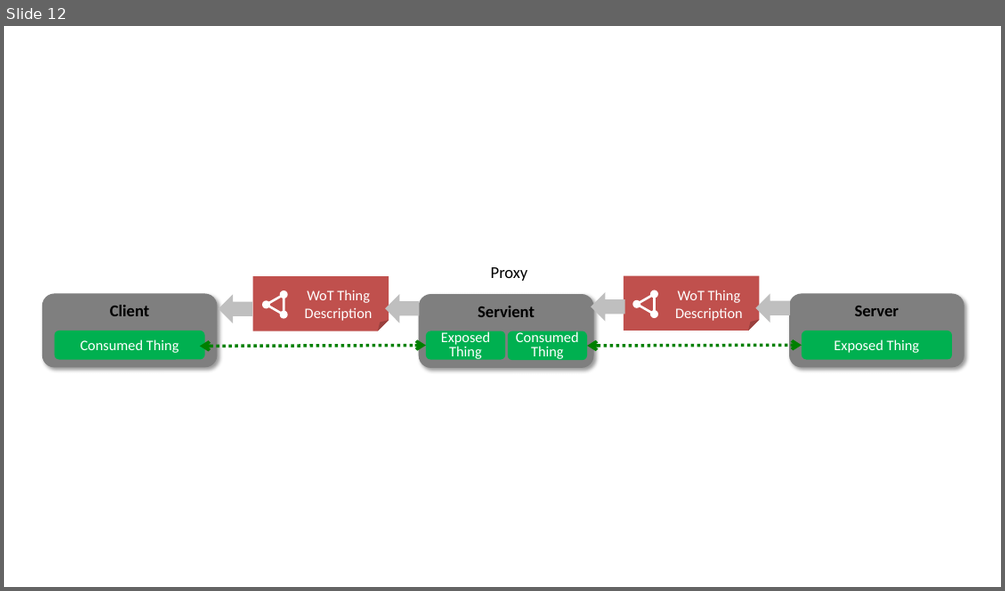
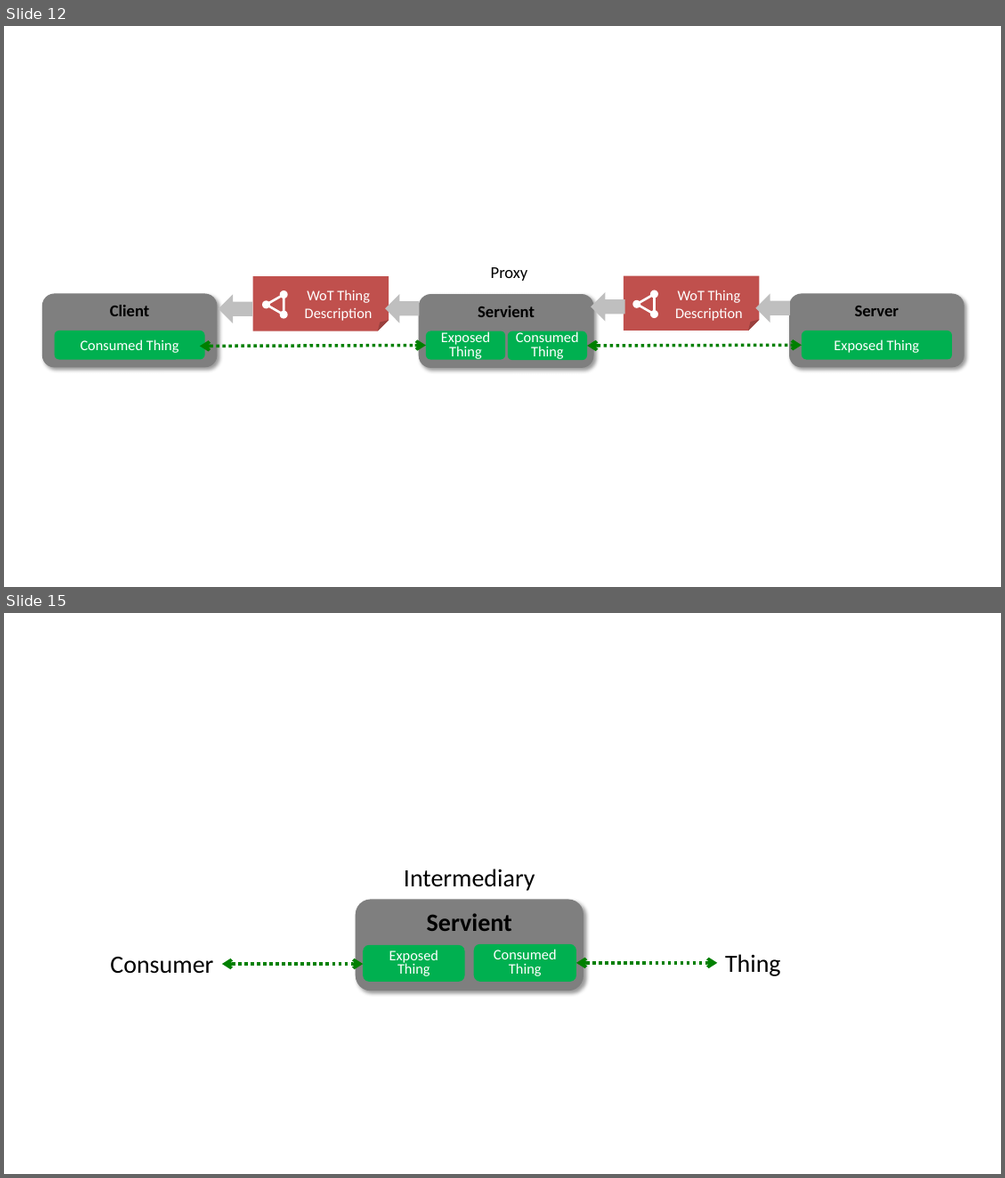
Before and after one commit to w3c/wot-architecture, a slide deck: images/arch-high-level-alt.pptx. Shown one above the other, each under a label of ours: slide 12 before the commit, slides 12 and 15 after it; the slides between them are not shown. The pictures are 1005x591 and 1005x1178 pixels, drawn with LibreOffice and Linux fonts; fonts in the diff are those of the drawing. Boxes give left, top, right and bottom in pixels: in the first picture for what was removed or moved away, otherwise in the second. Text is boxed around its words. In the diff, an @@ line names an element or a change of style, - is before the commit and + after.

Commit message:
Added page 13, 14 and 15 in arch-high-level-alt.pptx

```diff
--- a/images/arch-high-level-alt.pptx
+++ b/images/arch-high-level-alt.pptx
@@ slide 15 added at (4, 613, 1001, 1174), background #FFFFFF @@
@@ text added at (404, 868, 535, 891), 24 pt, text #000000 @@
+Intermediary
@@ rounded rectangle added at (356, 900, 583, 990), fill #7F7F7F, 24 pt, text #000000, bold @@
+Servient
@@ text added at (110, 957, 213, 973), 24 pt, text #000000 @@
+Consumer
@@ rounded rectangle added at (363, 945, 465, 981), fill #00B050, 14 pt, text #FFFFFF @@
+Exposed
+Thing
@@ rounded rectangle added at (474, 944, 576, 981), fill #00B050, 14 pt, text #FFFFFF @@
+Consumed
+Thing
@@ text added at (725, 954, 781, 976), 24 pt, text #000000 @@
+Thing
@@ double arrow added from (222, 964) to (363, 964), #008000 3 pt dashed @@
@@ double arrow added from (576, 963) to (718, 963), #008000 3 pt dashed @@
```
Also in this commit, not shown: 2 other slides added, 3 other files.
